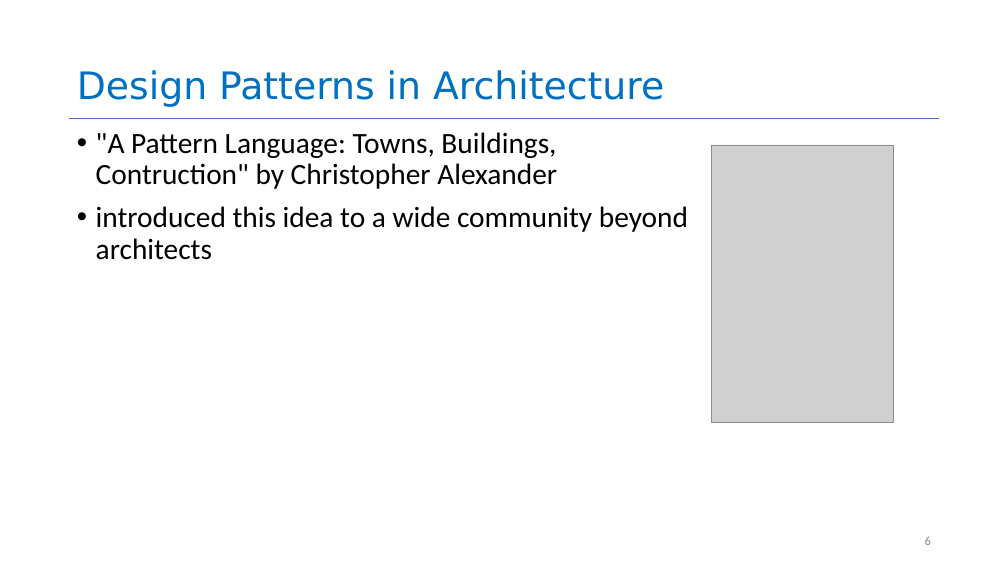
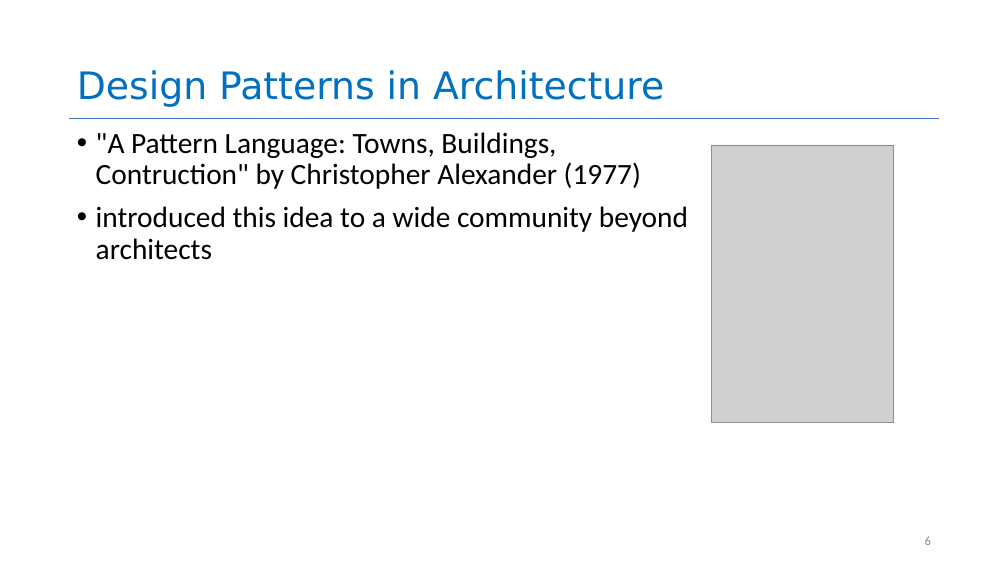
Before and after one commit to neu-se/CS4530-CS5500-Spring-2021, a slide deck: slide 6 of Slides/Lesson 2.3 Design Patterns.pptx. Drawn at 1008x567 pixels with LibreOffice and Linux fonts; fonts in the diff are those of the drawing; grey boxes stand for pictures. Boxes give left, top, right and bottom in pixels: in the first picture for what was removed or moved away, otherwise in the second. Text is boxed around its words. In the diff, an @@ line names an element or a change of style, - is before the commit and + after.

```diff
--- a/Slides/Lesson 2.3 Design Patterns.pptx
+++ b/Slides/Lesson 2.3 Design Patterns.pptx
@@ text at <box>96,132,641,189</box>: text changed @@
-• "A Pattern Language: Towns, Buildings, Contruction" by Christopher Alexander
+• "A Pattern Language: Towns, Buildings, Contruction" by Christopher Alexander (1977)
```
Also in this commit, not shown: 6 other slides changed, 1 slide removed, 18 other files.
